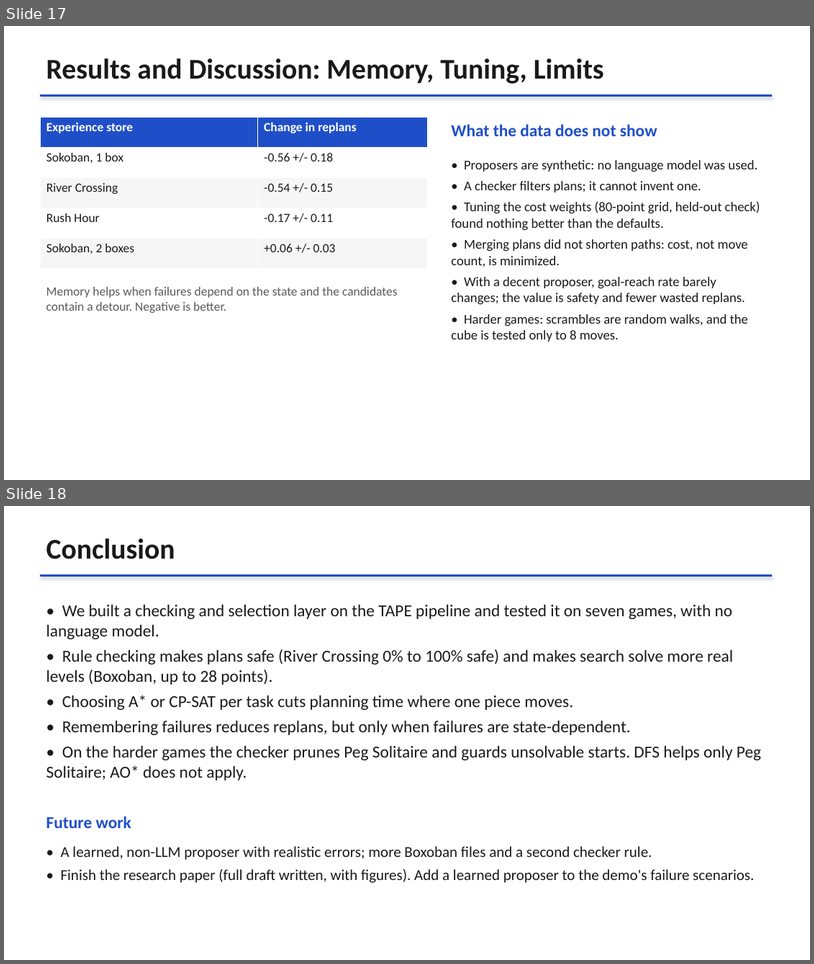
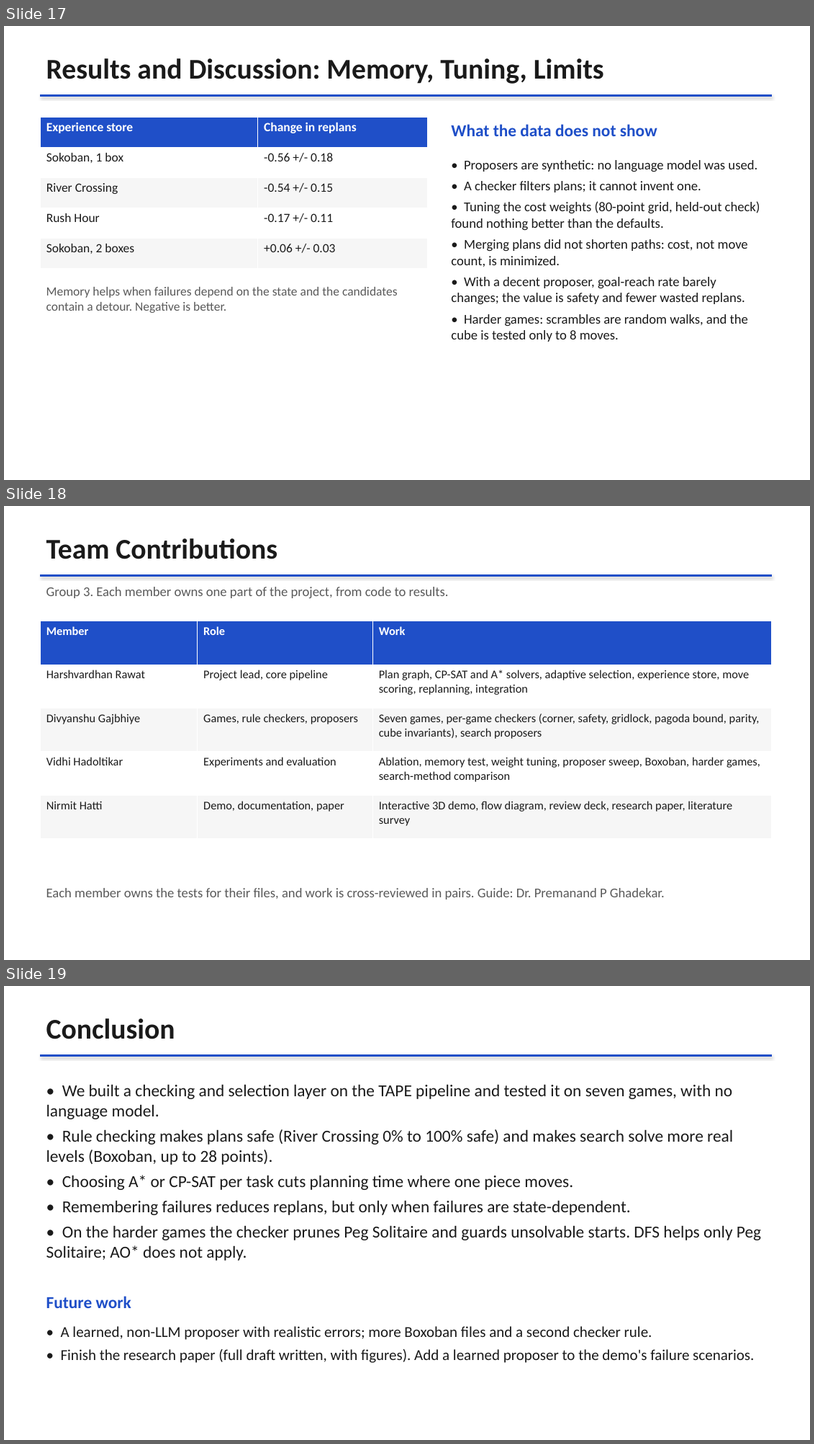
Before and after one commit to Harsh-v69/MachineLearningCP, a slide deck: docs/CP_Project_Review.pptx. Shown one above the other, each under a label of ours: slides 17 and 18 before the commit, slides 17, 18 and 19 after it. The pictures are 814x964 and 814x1444 pixels, drawn with LibreOffice and Linux fonts; fonts in the diff are those of the drawing. Boxes give left, top, right and bottom in pixels: in the first picture for what was removed or moved away, otherwise in the second. Text is boxed around its words. In the diff, an @@ line names an element or a change of style, - is before the commit and + after.

```diff
--- a/docs/CP_Project_Review.pptx
+++ b/docs/CP_Project_Review.pptx
@@ slide 18 added at (4,506,810,960), background #FFFFFF @@
@@ text added at (46,538,278,559), 34 pt, text #1A1A1A, bold @@
+Team Contributions
@@ line added from (40, 576) to (772, 576), #1F4FC8 2 pt @@
@@ text added at (46,587,449,598), 16 pt, text #5A5A5A @@
+Group 3. Each member owns one part of the project, from code to results.
@@ table added at (40,621,772,839), 5 rows, 3 columns @@
+Member | Role | Work
+Harshvardhan Rawat | Project lead, core pipeline | Plan graph, CP-SAT and A* solvers, adaptive selection, experience store, move scoring, replanning, integration
+Divyanshu Gajbhiye | Games, rule checkers, proposers | Seven games, per-game checkers (corner, safety, gridlock, pagoda bound, parity, cube invariants), search proposers
+Vidhi Hadoltikar | Experiments and evaluation | Ablation, memory test, weight tuning, proposer sweep, Boxoban, harder games, search-method comparison
+Nirmit Hatti | Demo, documentation, paper | Interactive 3D demo, flow diagram, review deck, research paper, literature survey
@@ text added at (46,888,665,899), 16 pt, text #5A5A5A @@
+Each member owns the tests for their files, and work is cross-reviewed in pairs. Guide: Dr. Premanand P Ghadekar.
@@ what was slide 18 is now slide 19 @@
```
Also in this commit, not shown: 3 other files.
